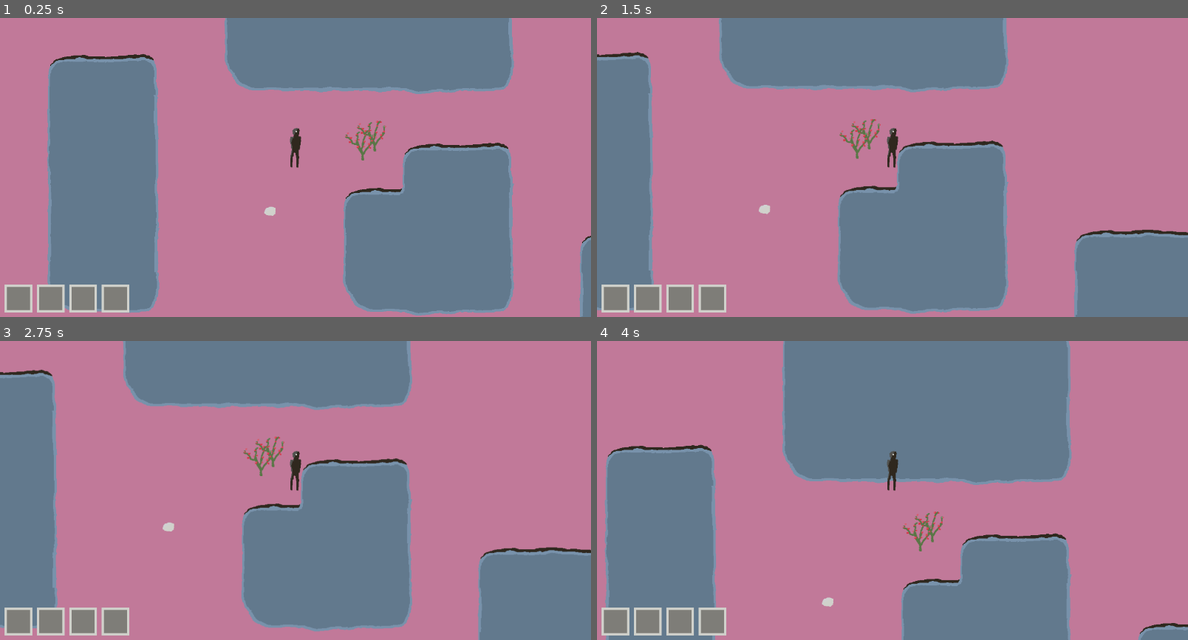
Above: before the commit, frames 1-4 (two rows, left to right).
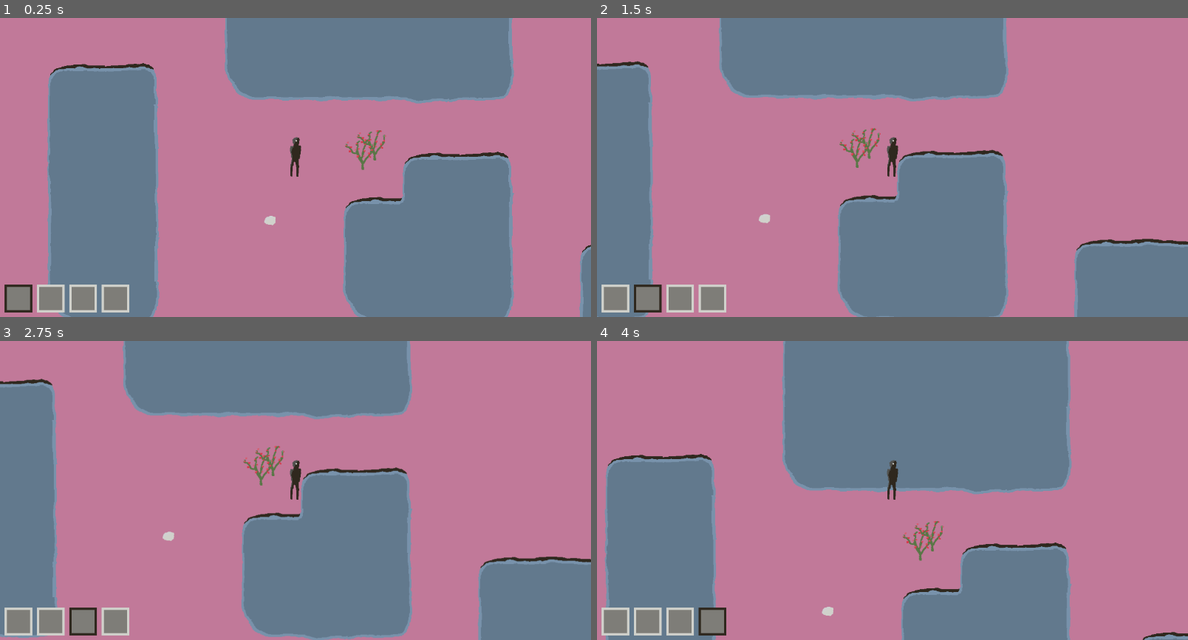
Above: after the commit, the same moments.

Repository: Zarkonnen/Moravec3
Game: Godot game, scene res://level1.tscn
Two runs of this game, one before a commit and one after it. Both use one fixed random seed, a clock stepped at 60 frames per second and the inputs below.
Inputs (mouse positions are in pixels of both pictures, inside the frame that each line leads up to):
- Up to frame 1 (0.25 s): no input
- Up to frame 2 (1.5 s): tap Enter at 0.5 s; move the mouse to (614, 299) at 0.52 s; hold Right (east) 0.53-1.28 s; tap E (use) at 0.6, 1.35 s; click (614, 299) at 0.67 s; move the mouse to (650, 299) at 1.27 s; hold Down (south) from 1.28 s (still down); click (650, 299) at 1.42 s
- Up to frame 3 (2.75 s): move the mouse to (82, 622) at 2.02 s; release Down (south) at 2.03 s; hold Right (east) from 2.03 s (still down); tap E (use) at 2.1 s; click (82, 622) at 2.17 s
- Up to frame 4 (4 s): tap Space at 2.75 s; move the mouse to (715, 622) at 2.77 s; release Right (east) at 2.78 s; hold Up (north) 2.78-3.53 s; tap E (use) at 2.85, 3.6 s; click (715, 622) at 2.92 s; move the mouse to (1069, 535) at 3.52 s; hold A (west) from 3.53 s (still down); click (1069, 535) at 3.67 s

The runs differ from the first frame. In frame 1, 6.7% of the frame differs, in the area x 0-100%, y 0-100%; in frame 2, 6.9%; in frame 3, 7.0%; in frame 4, 5.7%.

Commit message:
Data-driven berry picking.

Diff:
--- a/DropItem.gd
+++ b/DropItem.gd
@@ -17,16 +17,20 @@
 
 func _process(delta):
 	if visible:
-		position = get_viewport().get_mouse_position() - Vector2(get_viewport().size) / 2 + %Player.position
+		position = get_viewport().get_mouse_position() - Vector2(get_viewport().size) / 2 + %Player.position + %Camera.offset
+
+func createItem(type, at):
+	if %World.tileAtIsFloor(at):
+		var item:Item = itemScene.instantiate()
+		item.position = at
+		item.type = type
+		$/root/Node2D.add_child(item)
 
 func doDrop(dropAt):
 	if not toDrop:
 		return
 	if %World.tileAtIsFloor(dropAt) and %Inventory.remove(toDrop):
-		var item:Item = itemScene.instantiate()
-		item.position = dropAt
-		item.type = toDrop
-		$/root/Node2D.add_child(item)
+		createItem(toDrop, dropAt)
 		toDrop = null
 	else:
 		visible = true
--- a/Inventory.gd
+++ b/Inventory.gd
@@ -7,9 +7,20 @@
 	[null, 0]
 ]
 
+var selectedSlot = 0
+
+func selectedItem() -> ItemType:
+	return contents[selectedSlot][0]
+
 func _ready():
 	for islot in get_tree().get_nodes_in_group("InventorySlots"):
 		islot.get_node("Texture").texture = islot.get_node("Texture").texture.duplicate()
+	updateSlot(0)
+
+func _process(delta):
+	for i in range(contents.size()):
+		if Input.is_action_pressed("inventory" + str(i + 1)):
+			selectSlot(i)
 
 func add(it:ItemType) -> bool:
 	# Can we stack?
@@ -44,7 +55,15 @@
 		islot.get_node("Texture").visible = false
 		islot.tooltip_text = ""
 	islot.get_node("Quantity").text = "" if c[1] < 2 else str(c[1])
+	islot.get_node("Border").color = Color("2f281e") if i == selectedSlot else Color("d0d1cb")
 
-func dropSlot(slot):
-	if contents[slot.index][0]:
-		%DropItem.toDrop = contents[slot.index][0]
+func dropSlot(i):
+	if contents[i][0]:
+		%DropItem.toDrop = contents[i][0]
+
+func selectSlot(i):
+	if i != selectedSlot:
+		var old = selectedSlot
+		selectedSlot = i
+		updateSlot(i)
+		updateSlot(old)
--- a/InventorySlot.gd
+++ b/InventorySlot.gd
@@ -4,4 +4,7 @@
 
 func _on_gui_input(event):
 	if event is InputEventMouseButton and event.pressed:
-		%Inventory.dropSlot(self)
+		if event.button_index == 1:
+			%Inventory.selectSlot(index)
+		if event.button_index == 2:
+			%Inventory.dropSlot(index)
--- a/InventorySlot.tscn
+++ b/InventorySlot.tscn
@@ -19,14 +19,14 @@
 grow_vertical = 2
 script = ExtResource("1_bwliq")
 
-[node name="ColorRect" type="ColorRect" parent="."]
+[node name="Border" type="ColorRect" parent="."]
 layout_mode = 0
 offset_right = 60.0
 offset_bottom = 60.0
 mouse_filter = 1
 color = Color(0.815686, 0.819608, 0.796078, 1)
 
-[node name="ColorRect2" type="ColorRect" parent="."]
+[node name="Inner" type="ColorRect" parent="."]
 layout_mode = 0
 offset_left = 5.0
 offset_top = 5.0
--- a/Item.gd
+++ b/Item.gd
@@ -36,8 +36,3 @@
 # Called when the node enters the scene tree for the first time.
 func _ready():
 	$Sprite2D.material = $Sprite2D.material.duplicate()
-
-
-# Called every frame. 'delta' is the elapsed time since the previous frame.
-func _process(delta):
-	pass
--- a/ItemType.gd
+++ b/ItemType.gd
@@ -4,6 +4,7 @@
 var texRect:Rect2
 var canTake:bool = false
 var stacking:int = 1
+var use:Dictionary = {}
 
 func _init(name, texRect):
 	self.name = name
@@ -28,5 +29,23 @@
 		var it = ItemType.new(i["name"], Rect2(i["x"], i["y"], i["w"], i["h"]))
 		it.canTake = i.get("canTake", false)
 		it.stacking = i.get("stacking", 1)
+		if i.has("use"):
+			var uses:Dictionary = i.get("use")
+			for useK in uses.keys():
+				var useV = uses[useK]
+				var u = Use.new()
+				u.tool = useK
+				u.time = useV.get("time", 1)
+				u.turnInto = useV.get("turnInto", "")
+				u.destroy = useV.get("destroy", false)
+				u.spawn = useV.get("spawn", [])
+				it.use[useK] = u
 		ts.append(it)
 	types = ts
+
+class Use:
+	var tool:String = "any"
+	var time = 1
+	var turnInto:String = ""
+	var destroy:bool = false
+	var spawn:Array = []
--- a/MapDisplay.gd
+++ b/MapDisplay.gd
@@ -9,7 +9,7 @@
 	var mp = get_viewport().get_mouse_position()
 	if get_tree().get_nodes_in_group("MoveOpaque").any(func(n): return n.get_rect().has_point(mp)):
 		return
-	mp = mp - Vector2(get_viewport().size) / 2 + %Player.position
+	mp = mp - Vector2(get_viewport().size) / 2 + %Player.position + %Camera.offset
 	var closest = null
 	var bestDist = 0
 	for it in get_tree().get_nodes_in_group("Items"):
--- a/Player.gd
+++ b/Player.gd
@@ -10,6 +10,10 @@
 var interactWith:Item = null
 var dropAt = Vector2.ZERO
 
+var using:Item = null
+var useType:ItemType.Use = null
+var useTime = 0
+
 func _ready():
 	call_deferred("actor_setup")
 
@@ -19,10 +23,42 @@
 func setNavTarget(to:Vector2, interact):
 	nextNavTarget = to
 	interactWith = interact
+	using = null
 
 func interact(it:Item):
 	if it.type.canTake and %Inventory.add(it.type):
 		it.queue_free()
+		return
+	if %Inventory.selectedItem() and it.type.use.has(%Inventory.selectedItem().name):
+		use(it, it.type.use.get(%Inventory.selectedItem().name))
+		return
+	if it.type.use.has("any"):
+		use(it, it.type.use.get("any"))
+		return
+
+func use(it:Item, useType:ItemType.Use):
+	using = it
+	self.useType = useType
+	useTime = 0
+
+func _process(delta):
+	if using:
+		useTime += delta
+		%UseProgress.visible = true
+		%UseProgressBar.size.x = clamp(96 * useTime / useType.time, 0, 96)
+		if useTime >= useType.time:
+			for entry in useType.spawn:
+				var t:ItemType = ItemType.ofName(entry[0])
+				for i in range(entry[1]):
+					if not %Inventory.add(t):
+						%DropItem.createItem(t, using.position)
+			if ItemType.ofName(useType.turnInto):
+				using.type = ItemType.ofName(useType.turnInto)
+			elif useType.destroy:
+				using.queue_free()
+			using = null
+	else:
+		%UseProgress.visible = false
 
 func _physics_process(delta):
 	var mv = Vector2(0, 0)
@@ -57,6 +93,7 @@
 	if Input.is_action_pressed("west"):
 		mv.x = -1
 	if mv != Vector2.ZERO:
+		using = null
 		navigate = false
 		nextNavTarget = Vector2.ZERO
 	if not navigate:
--- a/itemTypes.json
+++ b/itemTypes.json
@@ -1,11 +1,27 @@
 [
 	{
 		"name": "bush",
-		"x": 406, "y": 29, "w": 63, "h": 66
+		"x": 406, "y": 29, "w": 63, "h": 66,
+		"use": {
+			"any": {
+				"time": 3,
+				"turnInto": "emptyBush",
+				"spawn": [["berries", 1]]
+			}
+		}
+	},
+	{
+		"name": "emptyBush",
+		"x": 319, "y": 3, "w": 63, "h": 66,
 	},
 	{
 		"name": "chalk",
 		"x": 306, "y": 75, "w": 25, "h": 20,
 		"canTake": true, "stacking": 10
+	},
+	{
+		"name": "berries",
+		"x": 780, "y": 29, "w": 31, "h": 28,
+		"canTake": true, "stacking": 10
 	}
 ]
--- a/level1.tscn
+++ b/level1.tscn
@@ -38,6 +38,7 @@
 
 [node name="Camera" type="Camera2D" parent="Player"]
 unique_name_in_owner = true
+offset = Vector2(0, -20)
 
 [node name="Navigation" type="NavigationAgent2D" parent="Player"]
 
@@ -112,6 +113,38 @@
 grow_vertical = 0
 index = 3
 
+[node name="UseProgress" type="ColorRect" parent="GUI"]
+unique_name_in_owner = true
+visible = false
+anchors_preset = 8
+anchor_left = 0.5
+anchor_top = 0.5
+anchor_right = 0.5
+anchor_bottom = 0.5
+offset_left = -50.0
+offset_top = -94.0
+offset_right = 50.0
+offset_bottom = -82.0
+grow_horizontal = 2
+grow_vertical = 2
+color = Color(0.494118, 0.490196, 0.470588, 1)
+
+[node name="UseProgressBar" type="ColorRect" parent="GUI/UseProgress"]
+unique_name_in_owner = true
+layout_mode = 1
+anchors_preset = 8
+anchor_left = 0.5
+anchor_top = 0.5
+anchor_right = 0.5
+anchor_bottom = 0.5
+offset_left = -48.0
+offset_top = -4.0
+offset_right = 48.0
+offset_bottom = 4.0
+grow_horizontal = 2
+grow_vertical = 2
+color = Color(0.815686, 0.819608, 0.796078, 1)
+
 [node name="DropItem" type="Sprite2D" parent="."]
 unique_name_in_owner = true
 visible = false
--- a/project.godot
+++ b/project.godot
@@ -55,6 +55,26 @@
 , Object(InputEventKey,"resource_local_to_scene":false,"resource_name":"","device":-1,"window_id":0,"alt_pressed":false,"shift_pressed":false,"ctrl_pressed":false,"meta_pressed":false,"pressed":false,"keycode":0,"physical_keycode":32,"key_label":0,"unicode":32,"echo":false,"script":null)
 ]
 }
+inventory1={
+"deadzone": 0.5,
+"events": [Object(InputEventKey,"resource_local_to_scene":false,"resource_name":"","device":-1,"window_id":0,"alt_pressed":false,"shift_pressed":false,"ctrl_pressed":false,"meta_pressed":false,"pressed":false,"keycode":0,"physical_keycode":49,"key_label":0,"unicode":49,"echo":false,"script":null)
+]
+}
+inventory2={
+"deadzone": 0.5,
+"events": [Object(InputEventKey,"resource_local_to_scene":false,"resource_name":"","device":-1,"window_id":0,"alt_pressed":false,"shift_pressed":false,"ctrl_pressed":false,"meta_pressed":false,"pressed":false,"keycode":0,"physical_keycode":50,"key_label":0,"unicode":50,"echo":false,"script":null)
+]
+}
+inventory3={
+"deadzone": 0.5,
+"events": [Object(InputEventKey,"resource_local_to_scene":false,"resource_name":"","device":-1,"window_id":0,"alt_pressed":false,"shift_pressed":false,"ctrl_pressed":false,"meta_pressed":false,"pressed":false,"keycode":0,"physical_keycode":51,"key_label":0,"unicode":51,"echo":false,"script":null)
+]
+}
+inventory4={
+"deadzone": 0.5,
+"events": [Object(InputEventKey,"resource_local_to_scene":false,"resource_name":"","device":-1,"window_id":0,"alt_pressed":false,"shift_pressed":false,"ctrl_pressed":false,"meta_pressed":false,"pressed":false,"keycode":0,"physical_keycode":52,"key_label":0,"unicode":52,"echo":false,"script":null)
+]
+}
 
 [navigation]
 
Not shown: 2 places in Item.tscn that only renumber resources
Binary file changed: tiles.png
